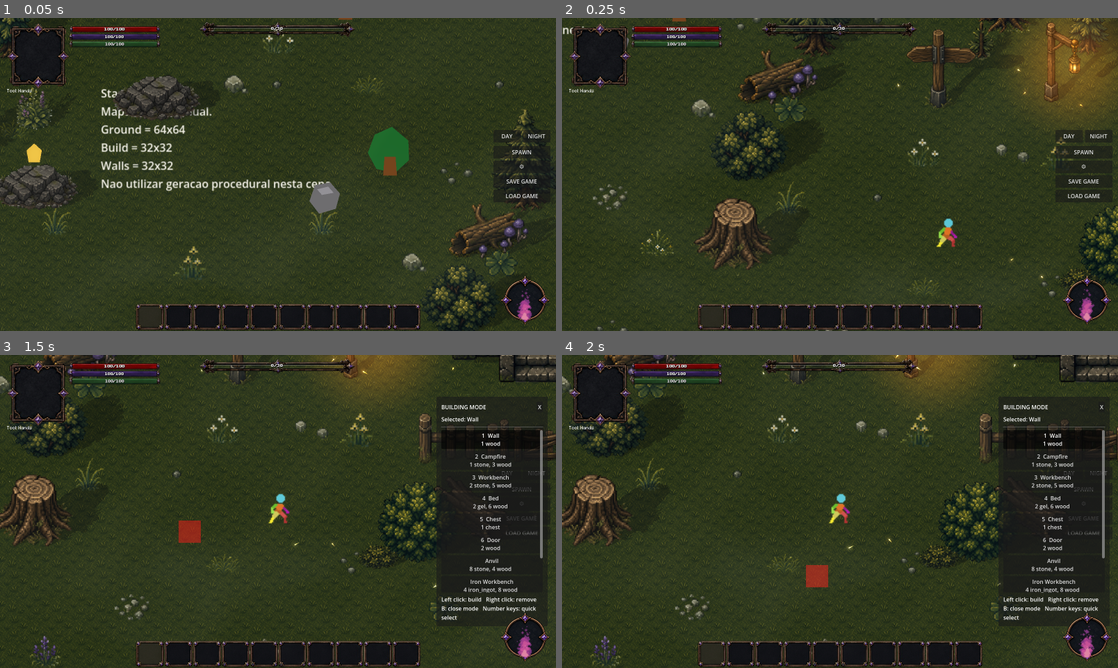
Above: before the commit, frames 1-4 (two rows, left to right).
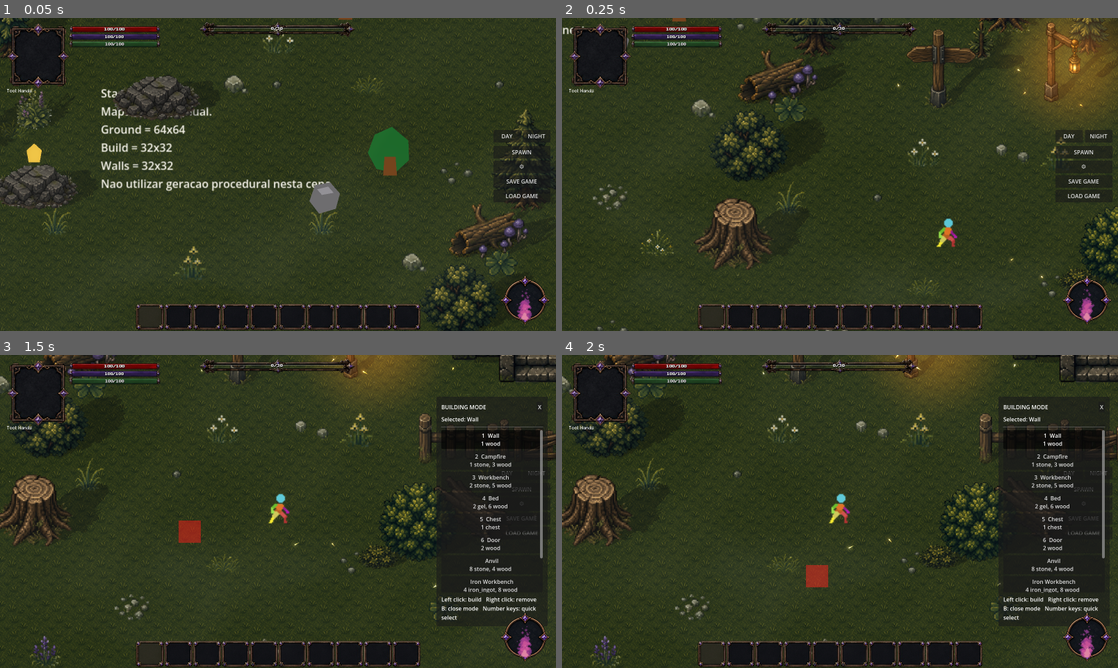
Above: after the commit, the same moments.

Repository: ramonsamagaio/Oathwake-Main
Game: Godot game, scene res://scenes/game/Game.tscn
Two runs of this game, one before a commit and one after it. Both use one fixed random seed, a clock stepped at 60 frames per second and the inputs below. This scene is started directly instead of the project's main scene.
Inputs (mouse positions are in pixels of both pictures, inside the frame that each line leads up to):
- Up to frame 1 (0.05 s): no input
- Up to frame 2 (0.25 s): no input
- Up to frame 3 (1.5 s): tap Enter at 0.5 s; move the mouse to (400, 495) at 0.52 s; hold D 0.53-1.25 s; tap B at 0.6 s; click (400, 495) at 0.67 s; tap Space at 0.77 s; drag from (166, 527) to (250, 574) at 1.27 s
- Up to frame 4 (2 s): no input

The runs differ from the first frame. In frame 1, 0.3% of the frame differs, in the area x 0-99%, y 0-100%; in frame 2, 0.3%; in frame 3, 0.3%, in the area x 1-81%, y 13-67%; in frame 4, 0.3%.

Commit message:
Install centralized light emitter editor suite

Diff:
--- a/tools/content_editor/ContentEditor.tscn
+++ b/tools/content_editor/ContentEditor.tscn
@@ -1,9 +1,8 @@
 [gd_scene load_steps=3 format=3 uid="uid://cn6juf8fptk0e"]
 
-; ContentEditorPlayerLightPerspectiveSuite.gd extends ContentEditorShadowOcclusionSuite.gd.
-; ContentEditorShadowOcclusionSuite.gd extends ContentEditorPostEffectsNavigationSuite.gd.
-; ContentEditorPostEffectsNavigationSuite.gd extends ContentEditorRuntimeTuningSuite.gd.
-[ext_resource type="Script" path="res://tools/content_editor/ContentEditorPlayerLightPerspectiveSuite.gd" id="1_content_editor_script"]
+; ContentEditorLightEmittersSuite.gd centralizes all light-only authoring.
+; It extends PlayerLightPerspective -> ShadowOcclusion -> PostEffectsNavigation -> RuntimeTuning.
+[ext_resource type="Script" path="res://tools/content_editor/ContentEditorLightEmittersSuite.gd" id="1_content_editor_script"]
 [ext_resource type="Script" path="res://scripts/test/RuntimeContentEditorContractProbe.gd" id="2_contract_probe"]
 
 [node name="ContentEditor" type="Control" unique_id=47190531]
